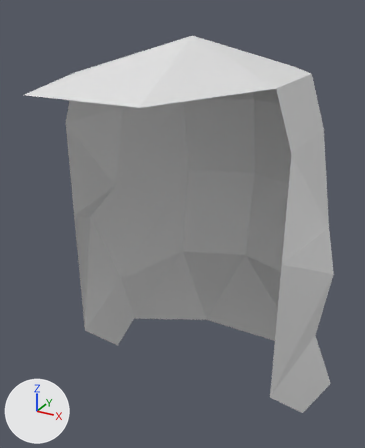
An edit to the OBJ model teardown/wwf-no-mercy/models/unlabeled/model_151B.obj, drawn before and after from the same camera.
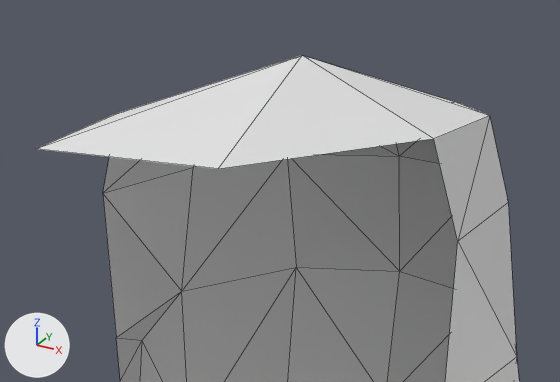
Each version appears first whole from a 50 mm camera at (13.8, -29.2, 30.7) aimed at (-1.5, -1.4, 16.8), and next in a close-up on the part from 0% to 98% of the width and 0% to 54% of the height. The axes (+X, +Y, +Z) are drawn at lower left. The lights are the same throughout. The last two pictures show the newer version. The close-ups show mesh edges as thin lines. Where no turn or scale is listed for an object, it has been applied to the vertices. Vertices at exactly the same position are counted once.

Objects in the first close-up: 'model_151B'.
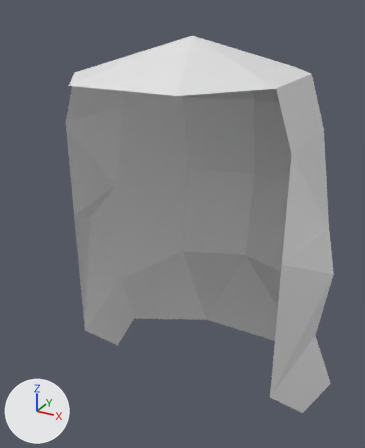
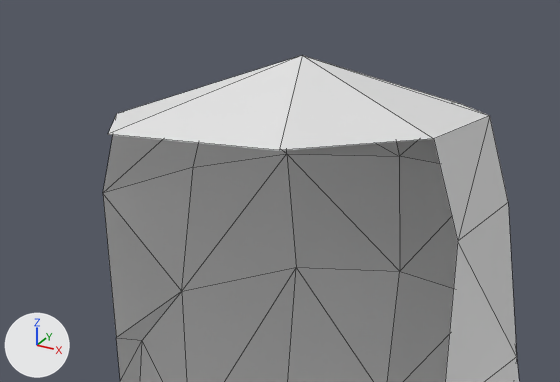
Where the change shows, as pixel boxes [x1, y1, x2, y2] in the close-ups (560 x 382 px; the box of a moved part takes in the faces that stretch with it):
'model_151B', reshaped
    before: [37, 56, 519, 382]
    after: [103, 56, 519, 382]
part 1 of me_model_151b, moved or reshaped
    before: [37, 56, 433, 169]
    after: [108, 56, 433, 150]

The change, as a diff of the scene's bpy script:
```diff
--- a/teardown/wwf-no-mercy/models/unlabeled/model_151B.obj.py
+++ b/teardown/wwf-no-mercy/models/unlabeled/model_151B.obj.py
@@ me_model_151b @@
 # used by ob_model_151b
-me_model_151b.from_pydata(...)  # 42 vertices, 63 faces; spans x -9.0..9.0, y -13.0..10.0, z 1.0..29.0
-me_model_151b.vertices[7].co = (3.0, -13.0, 27.0)  # pixel (218, 168)
-me_model_151b.vertices[27].co = (-3.0, -13.0, 27.0)  # pixel (35, 148)
+me_model_151b.from_pydata(...)  # 42 vertices, 63 faces; spans x -9.0..9.0, y -10.0..10.0, z 1.0..29.0
+# me_model_151b part 1
+me_model_151b.vertices[7].co = (3.0, -10.0, 27.0)  # pixel (279, 150)
+me_model_151b.vertices[27].co = (-3.0, -10.0, 27.0)  # pixel (107, 134)
```
